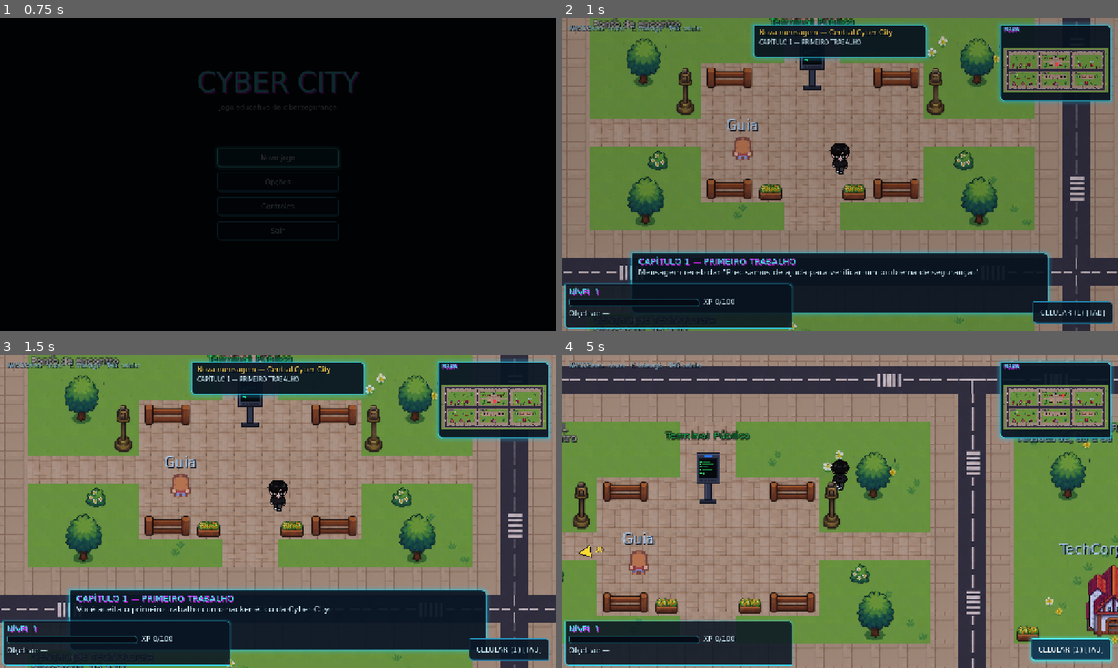
Above: before the commit, frames 1-4 (two rows, left to right).
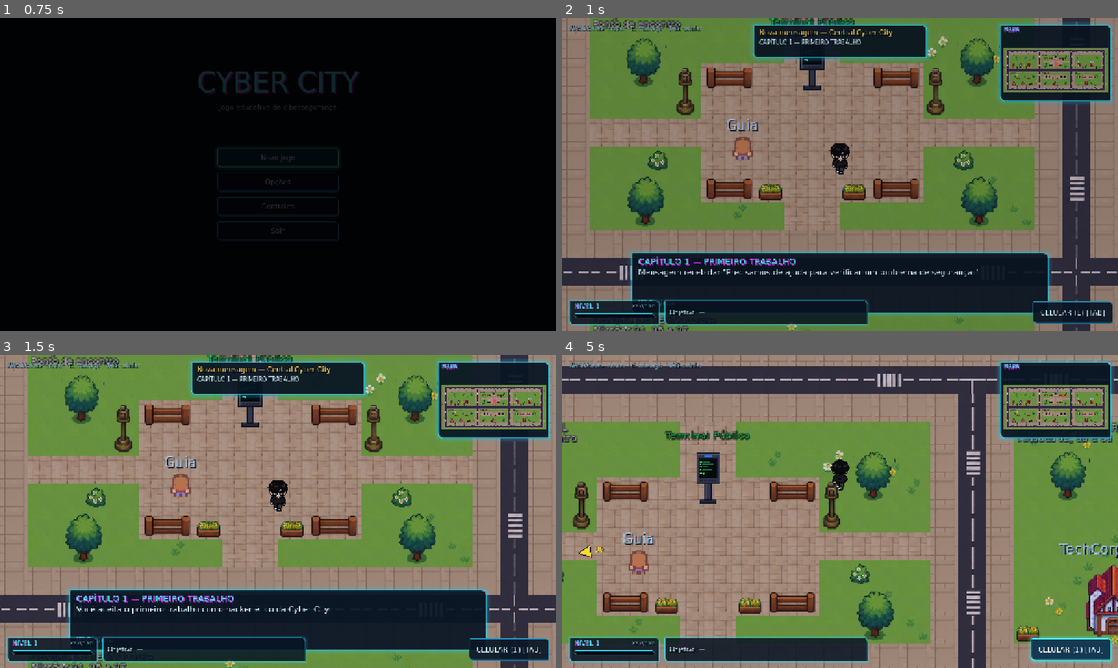
Above: after the commit, the same moments.

Repository: brenocoelhos/CyberCity
Game: Godot game, scene res://scenes/ui/MainMenu.tscn
Two runs of this game, one before a commit and one after it. Both use one fixed random seed, a clock stepped at 60 frames per second and the inputs below.
Inputs:
- Up to frame 1 (0.75 s): click "Novo jogo" at 0.5 s
- Up to frame 2 (1 s): no input
- Up to frame 3 (1.5 s): tap Enter at 1.25 s; hold D (move_right) from 1.28 s (still down); hold E (interact) from 1.28 s (still down)
- Up to frame 4 (5 s): release D (move_right) at 2 s; release E (interact) at 2 s; click "CELULAR (1) [TAB]" at 2 s; tap Space at 2.75 s; hold S (move_down) 2.78-3.53 s; tap E (interact) at 2.85, 4.35 s; tap Enter at 3.5 s; hold D (move_right) 3.53-4.28 s; hold E (interact) 3.53-4.28 s; hold W (move_up) from 4.28 s (still down)

Frame 1 is identical in both runs. In frame 2, 2.8% of the frame differs, in the area x 0-88%, y 84-100%; in frame 3, 3.0%; in frame 4, 5.0%, in the area x 0-56%, y 84-100%.

Commit message:
Deixa o painel de nivel/XP do HUD mais compacto
- Cartao pequeno com nivel, XP e barra fina (10 px)
- Objetivo atual em painel separado ao lado, com texto menor

Co-Authored-By: Claude Sonnet 5.5 <noreply@anthropic.com>
Claude-Session: https://claude.ai/code/session_01DNFjVUKeBJRM6nCVVYZZrs

Diff:
--- a/scenes/ui/HUD.tscn
+++ b/scenes/ui/HUD.tscn
@@ -8,51 +8,65 @@
 
 [node name="Info" type="Control" parent="."]
 anchors_preset = 0
-offset_left = 16.0
-offset_top = 620.0
-offset_right = 520.0
-offset_bottom = 710.0
+offset_left = 24.0
+offset_top = 656.0
+offset_right = 720.0
+offset_bottom = 704.0
+mouse_filter = 2
 
 [node name="Bg" type="Panel" parent="Info"]
-show_behind_parent = true
-offset_left = -10.0
-offset_top = -8.0
-offset_right = 514.0
-offset_bottom = 94.0
+offset_left = -8.0
+offset_top = -6.0
+offset_right = 200.0
+offset_bottom = 50.0
 mouse_filter = 2
 theme_type_variation = &"HudPanel"
 
 [node name="LevelLabel" type="Label" parent="Info"]
-offset_left = 0.0
-offset_top = 0.0
-offset_right = 200.0
-offset_bottom = 22.0
+offset_left = 4.0
+offset_top = -2.0
+offset_right = 90.0
+offset_bottom = 18.0
 theme_type_variation = &"HeadingLabel"
-theme_override_font_sizes/font_size = 18
+theme_override_font_sizes/font_size = 15
 text = "NÍVEL 1"
 
+[node name="XPLabel" type="Label" parent="Info"]
+offset_left = 90.0
+offset_top = -1.0
+offset_right = 190.0
+offset_bottom = 17.0
+horizontal_alignment = 2
+theme_type_variation = &"DimLabel"
+theme_override_font_sizes/font_size = 12
+text = "XP 0/100"
+
 [node name="XPBar" type="ProgressBar" parent="Info"]
-offset_left = 0.0
-offset_top = 26.0
-offset_right = 300.0
-offset_bottom = 44.0
+offset_left = 4.0
+offset_top = 24.0
+offset_right = 190.0
+offset_bottom = 34.0
 max_value = 100.0
 value = 0.0
 show_percentage = false
 
-[node name="XPLabel" type="Label" parent="Info"]
-offset_left = 310.0
-offset_top = 24.0
-offset_right = 500.0
-offset_bottom = 46.0
-text = "XP 0/100"
+[node name="ObjBg" type="Panel" parent="Info"]
+offset_left = 212.0
+offset_top = -6.0
+offset_right = 680.0
+offset_bottom = 50.0
+mouse_filter = 2
+theme_type_variation = &"HudPanel"
 
 [node name="ObjectiveLabel" type="Label" parent="Info"]
-offset_left = 0.0
-offset_top = 50.0
-offset_right = 504.0
-offset_bottom = 90.0
+offset_left = 224.0
+offset_top = -2.0
+offset_right = 668.0
+offset_bottom = 46.0
+theme_override_font_sizes/font_size = 14
+vertical_alignment = 1
 autowrap_mode = 3
+clip_text = true
 text = "Objetivo: —"
 
 [node name="CompletePanel" type="Panel" parent="."]
